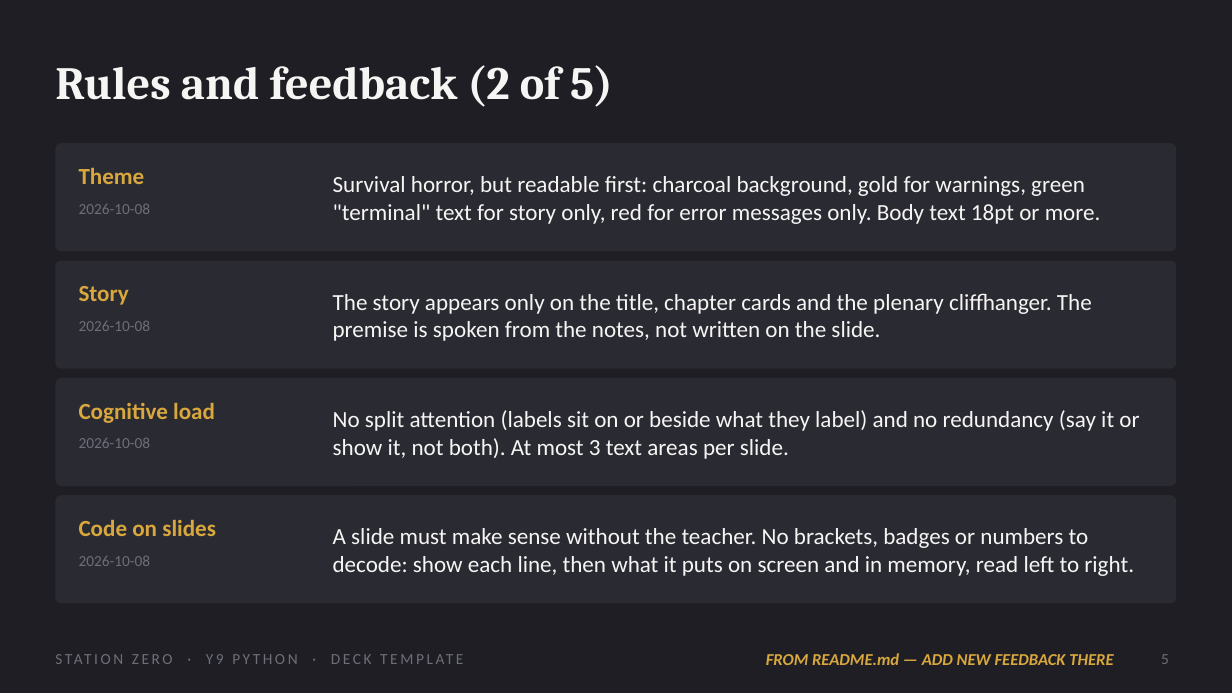
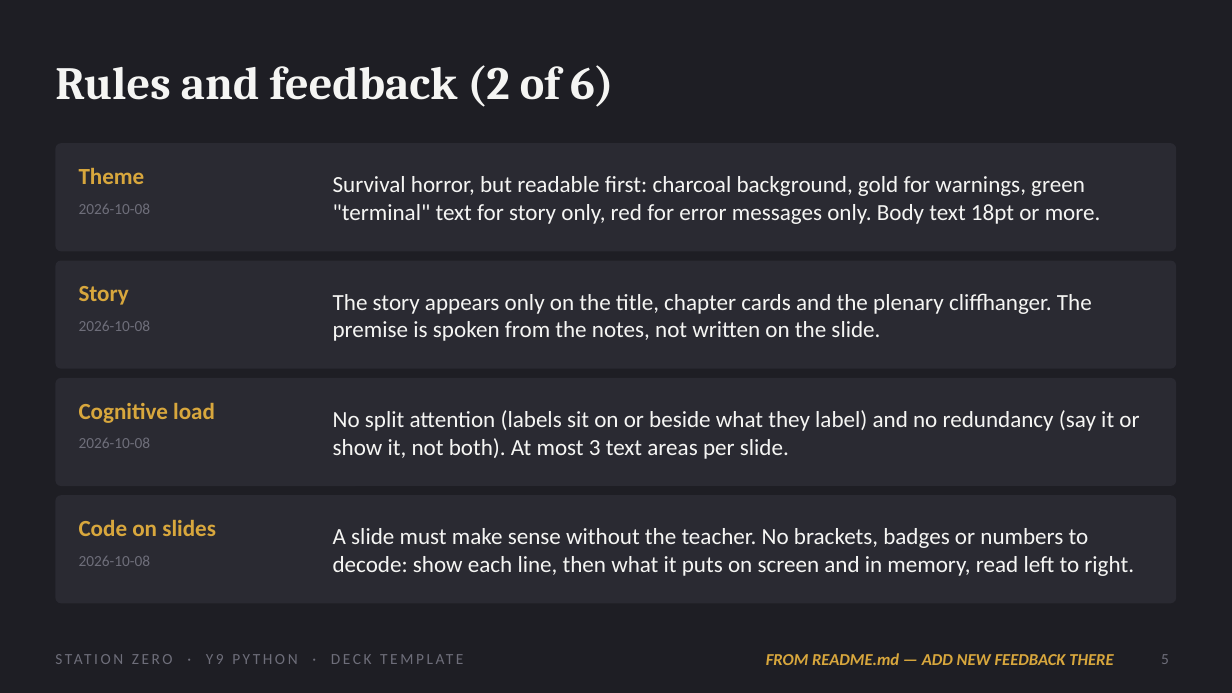
Before and after one commit to OGAComputing/interactive, a slide deck: slide 5 of _presentations/Y9_Python/Y9_Python_Deck_Template.pptx. Drawn at 1232x693 pixels with LibreOffice and Linux fonts; fonts in the diff are those of the drawing. Boxes give left, top, right and bottom in pixels: in the first picture for what was removed or moved away, otherwise in the second. Text is boxed around its words. In the diff, an @@ line names an element or a change of style, - is before the commit and + after.

```diff
--- a/_presentations/Y9_Python/Y9_Python_Deck_Template.pptx
+++ b/_presentations/Y9_Python/Y9_Python_Deck_Template.pptx
@@ title at bbox=[55, 65, 614, 107]: text changed @@
-Rules and feedback (2 of 5)
+Rules and feedback (2 of 6)
```
Also in this commit, not shown: 5 other slides changed, 1 slide added, 5 other files.
